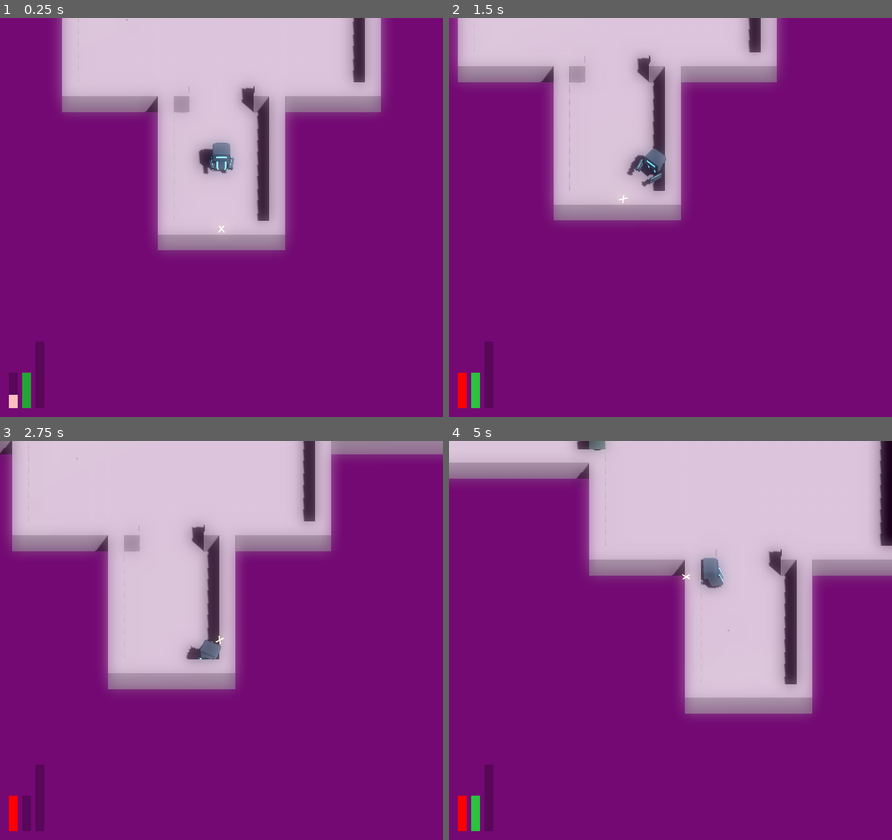
Above: before the commit, frames 1-4 (two rows, left to right).
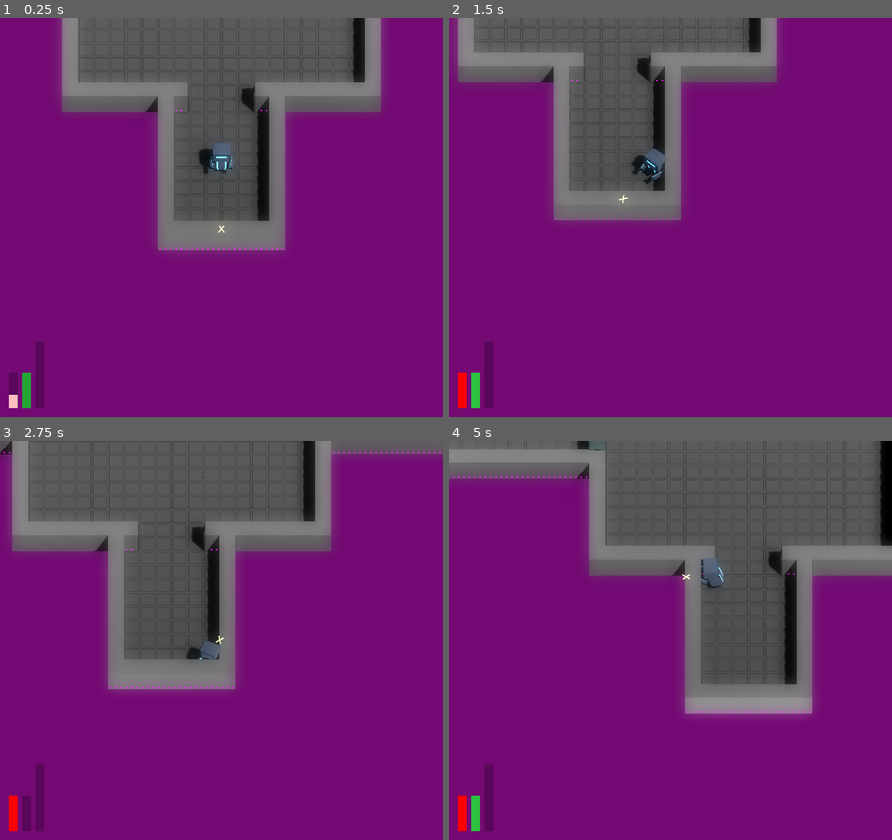
Above: after the commit, the same moments.

Repository: JackEvans24/bullet-absorb
Game: Godot game, scene res://scenes/main.tscn
Two runs of this game, one before a commit and one after it. Both use one fixed random seed, a clock stepped at 60 frames per second and the inputs below.
Inputs (mouse positions are in pixels of both pictures, inside the frame that each line leads up to):
- Up to frame 1 (0.25 s): no input
- Up to frame 2 (1.5 s): move the mouse to (767, 197) at 0.52 s; hold D (move_right) 0.53-1.28 s; hold Ctrl (absorb) 0.53-1.28 s; move the mouse to (581, 237) at 1.27 s; hold S (move_back) from 1.28 s (still down); tap Ctrl (absorb) at 1.35 s
- Up to frame 3 (2.75 s): move the mouse to (265, 552) at 2.02 s; release S (move_back) at 2.03 s; hold D (move_right) from 2.03 s (still down); hold Ctrl (absorb) from 2.03 s (still down); tap Space (dash) at 2.1 s
- Up to frame 4 (5 s): move the mouse to (648, 720) at 2.77 s; release D (move_right) at 2.78 s; release Ctrl (absorb) at 2.78 s; hold W (move_forward) 2.78-3.53 s; click (648, 720) at 2.85 s; tap Ctrl (absorb) at 3.05, 4.35 s; move the mouse to (803, 700) at 3.52 s; hold Ctrl (absorb) 3.53-4.28 s; hold A (move_left) from 3.53 s (still down); move the mouse to (537, 580) at 4.27 s

The runs differ from the first frame. In frame 1, 27% of the frame differs, in the area x 14-86%, y 0-59%; in frame 2, 21%; in frame 3, 30%; in frame 4, 35%, in the area x 0-100%, y 0-69%.

Commit message:
fix: reset arm positions after absorb

Diff:
--- a/prefabs/player/player.tscn
+++ b/prefabs/player/player.tscn
@@ -92,6 +92,146 @@
 font_size = 64
 uppercase = true
 
+[sub_resource type="Animation" id="Animation_g3g4i"]
+resource_name = "absorb"
+length = 0.6
+tracks/0/type = "value"
+tracks/0/imported = false
+tracks/0/enabled = true
+tracks/0/path = NodePath("Pivot/PlayerModel/Head:rotation")
+tracks/0/interp = 1
+tracks/0/loop_wrap = true
+tracks/0/keys = {
+"times": PackedFloat32Array(0, 0.6),
+"transitions": PackedFloat32Array(0.5, 1),
+"update": 0,
+"values": [Vector3(0, 0, 0), Vector3(0.523599, 0, 0)]
+}
+tracks/1/type = "value"
+tracks/1/imported = false
+tracks/1/enabled = true
+tracks/1/path = NodePath("Pivot/PlayerModel/Arm_Left:position")
+tracks/1/interp = 1
+tracks/1/loop_wrap = true
+tracks/1/keys = {
+"times": PackedFloat32Array(0, 0.2, 0.3, 0.6),
+"transitions": PackedFloat32Array(1, 1, 1, 1),
+"update": 0,
+"values": [Vector3(0, 0, 0), Vector3(-0.4, 0.4, -0.5), Vector3(-0.4, 0.5, -0.5), Vector3(-0.4, 0.5, -0.5)]
+}
+tracks/2/type = "value"
+tracks/2/imported = false
+tracks/2/enabled = true
+tracks/2/path = NodePath("Pivot/PlayerModel/Arm_Left:rotation")
+tracks/2/interp = 1
+tracks/2/loop_wrap = true
+tracks/2/keys = {
+"times": PackedFloat32Array(0, 0.3, 0.6),
+"transitions": PackedFloat32Array(0.5, 1, 1),
+"update": 0,
+"values": [Vector3(0, 0, 0), Vector3(1.309, 0, 0), Vector3(1.309, 0, 0)]
+}
+tracks/3/type = "value"
+tracks/3/imported = false
+tracks/3/enabled = true
+tracks/3/path = NodePath("Pivot/PlayerModel/Arm_Right:position")
+tracks/3/interp = 1
+tracks/3/loop_wrap = true
+tracks/3/keys = {
+"times": PackedFloat32Array(0, 0.2, 0.3, 0.6),
+"transitions": PackedFloat32Array(1, 1, 1, 1),
+"update": 0,
+"values": [Vector3(0, 0, 0), Vector3(0.4, 0.4, -0.5), Vector3(0.4, 0.5, -0.5), Vector3(0.4, 0.5, -0.5)]
+}
+tracks/4/type = "value"
+tracks/4/imported = false
+tracks/4/enabled = true
+tracks/4/path = NodePath("Pivot/PlayerModel/Arm_Right:rotation")
+tracks/4/interp = 1
+tracks/4/loop_wrap = true
+tracks/4/keys = {
+"times": PackedFloat32Array(0, 0.3, 0.6),
+"transitions": PackedFloat32Array(0.5, 1, 1),
+"update": 0,
+"values": [Vector3(0, 0, 0), Vector3(1.309, 0, 0), Vector3(1.309, 0, 0)]
+}
+
+[sub_resource type="Animation" id="Animation_cwn71"]
+resource_name = "hurt"
+length = 0.3
+tracks/0/type = "value"
+tracks/0/imported = false
+tracks/0/enabled = true
+tracks/0/path = NodePath("Pivot/PlayerModel/Head:rotation")
+tracks/0/interp = 1
+tracks/0/loop_wrap = true
+tracks/0/keys = {
+"times": PackedFloat32Array(0, 0.1, 0.3),
+"transitions": PackedFloat32Array(-2, -2, 1),
+"update": 0,
+"values": [Vector3(0.523599, 0, 0), Vector3(0.523599, 0, 0), Vector3(0, 0, 0)]
+}
+tracks/1/type = "value"
+tracks/1/imported = false
+tracks/1/enabled = true
+tracks/1/path = NodePath("Pivot/PlayerModel/Arm_Left:position")
+tracks/1/interp = 1
+tracks/1/loop_wrap = true
+tracks/1/keys = {
+"times": PackedFloat32Array(0, 0.1, 0.3),
+"transitions": PackedFloat32Array(-2, -2, 1),
+"update": 0,
+"values": [Vector3(-0.4, 0.5, -0.5), Vector3(-0.4, 0.5, -0.5), Vector3(0, 0, 0)]
+}
+tracks/2/type = "value"
+tracks/2/imported = false
+tracks/2/enabled = true
+tracks/2/path = NodePath("Pivot/PlayerModel/Arm_Left:rotation")
+tracks/2/interp = 1
+tracks/2/loop_wrap = true
+tracks/2/keys = {
+"times": PackedFloat32Array(0, 0.1, 0.3),
+"transitions": PackedFloat32Array(-2, -2, 1),
+"update": 0,
+"values": [Vector3(1.309, 0, 0), Vector3(1.309, 0, 0), Vector3(0, 0, 0)]
+}
+tracks/3/type = "value"
+tracks/3/imported = false
+tracks/3/enabled = true
+tracks/3/path = NodePath("Pivot/PlayerModel/Arm_Right:position")
+tracks/3/interp = 1
+tracks/3/loop_wrap = true
+tracks/3/keys = {
+"times": PackedFloat32Array(0, 0.1, 0.3),
+"transitions": PackedFloat32Array(-2, -2, 1),
+"update": 0,
+"values": [Vector3(0.4, 0.5, -0.5), Vector3(0.4, 0.5, -0.5), Vector3(0, 0, 0)]
+}
+tracks/4/type = "value"
+tracks/4/imported = false
+tracks/4/enabled = true
+tracks/4/path = NodePath("Pivot/PlayerModel/Arm_Right:rotation")
+tracks/4/interp = 1
+tracks/4/loop_wrap = true
+tracks/4/keys = {
+"times": PackedFloat32Array(0, 0.1, 0.3),
+"transitions": PackedFloat32Array(-2, -2, 1),
+"update": 0,
+"values": [Vector3(1.309, 0, 0), Vector3(1.309, 0, 0), Vector3(0, 0, 0)]
+}
+tracks/5/type = "value"
+tracks/5/imported = false
+tracks/5/enabled = true
+tracks/5/path = NodePath("Pivot/PlayerModel/Head:position")
+tracks/5/interp = 1
+tracks/5/loop_wrap = true
+tracks/5/keys = {
+"times": PackedFloat32Array(0, 0.1, 0.3),
+"transitions": PackedFloat32Array(-2, -2, 1),
+"update": 0,
+"values": [Vector3(0, 1.2, -0.4), Vector3(0, 1.2, -0.4), Vector3(0, 0, 0.3)]
+}
+
 [sub_resource type="Animation" id="Animation_vvrfd"]
 resource_name = "idle"
 length = 1.2
@@ -144,6 +284,30 @@
 "update": 0,
 "values": [Vector3(0, 0, 0)]
 }
+tracks/4/type = "value"
+tracks/4/imported = false
+tracks/4/enabled = true
+tracks/4/path = NodePath("Pivot/PlayerModel/Arm_Left:position")
+tracks/4/interp = 1
+tracks/4/loop_wrap = true
+tracks/4/keys = {
+"times": PackedFloat32Array(0),
+"transitions": PackedFloat32Array(1),
+"update": 0,
+"values": [Vector3(0, 0, 0)]
+}
+tracks/5/type = "value"
+tracks/5/imported = false
+tracks/5/enabled = true
+tracks/5/path = NodePath("Pivot/PlayerModel/Arm_Right:position")
+tracks/5/interp = 1
+tracks/5/loop_wrap = true
+tracks/5/keys = {
+"times": PackedFloat32Array(0),
+"transitions": PackedFloat32Array(1),
+"update": 0,
+"values": [Vector3(0, 0, 0)]
+}
 
 [sub_resource type="Animation" id="Animation_pdepb"]
 resource_name = "shoot_left"
@@ -201,146 +365,6 @@
 "values": [Vector3(1.2, 1.2, 1.2), Vector3(1, 1, 1)]
 }
 
-[sub_resource type="Animation" id="Animation_g3g4i"]
-resource_name = "absorb"
-length = 0.6
-tracks/0/type = "value"
-tracks/0/imported = false
-tracks/0/enabled = true
-tracks/0/path = NodePath("Pivot/PlayerModel/Head:rotation")
-tracks/0/interp = 1
-tracks/0/loop_wrap = true
-tracks/0/keys = {
-"times": PackedFloat32Array(0, 0.6),
-"transitions": PackedFloat32Array(0.5, 1),
-"update": 0,
-"values": [Vector3(0, 0, 0), Vector3(0.523599, 0, 0)]
-}
-tracks/1/type = "value"
-tracks/1/imported = false
-tracks/1/enabled = true
-tracks/1/path = NodePath("Pivot/PlayerModel/Arm_Left:position")
-tracks/1/interp = 1
-tracks/1/loop_wrap = true
-tracks/1/keys = {
-"times": PackedFloat32Array(0, 0.2, 0.3, 0.6),
-"transitions": PackedFloat32Array(1, 1, 1, 1),
-"update": 0,
-"values": [Vector3(0, 0, 0), Vector3(-0.4, 0.4, -0.5), Vector3(-0.4, 0.5, -0.5), Vector3(-0.4, 0.5, -0.5)]
-}
-tracks/2/type = "value"
-tracks/2/imported = false
-tracks/2/enabled = true
-tracks/2/path = NodePath("Pivot/PlayerModel/Arm_Left:rotation")
-tracks/2/interp = 1
-tracks/2/loop_wrap = true
-tracks/2/keys = {
-"times": PackedFloat32Array(0, 0.3, 0.6),
-"transitions": PackedFloat32Array(0.5, 1, 1),
-"update": 0,
-"values": [Vector3(0, 0, 0), Vector3(1.309, 0, 0), Vector3(1.309, 0, 0)]
-}
-tracks/3/type = "value"
-tracks/3/imported = false
-tracks/3/enabled = true
-tracks/3/path = NodePath("Pivot/PlayerModel/Arm_Right:position")
-tracks/3/interp = 1
-tracks/3/loop_wrap = true
-tracks/3/keys = {
-"times": PackedFloat32Array(0, 0.2, 0.3, 0.6),
-"transitions": PackedFloat32Array(1, 1, 1, 1),
-"update": 0,
-"values": [Vector3(0, 0, 0), Vector3(0.4, 0.4, -0.5), Vector3(0.4, 0.5, -0.5), Vector3(0.4, 0.5, -0.5)]
-}
-tracks/4/type = "value"
-tracks/4/imported = false
-tracks/4/enabled = true
-tracks/4/path = NodePath("Pivot/PlayerModel/Arm_Right:rotation")
-tracks/4/interp = 1
-tracks/4/loop_wrap = true
-tracks/4/keys = {
-"times": PackedFloat32Array(0, 0.3, 0.6),
-"transitions": PackedFloat32Array(0.5, 1, 1),
-"update": 0,
-"values": [Vector3(0, 0, 0), Vector3(1.309, 0, 0), Vector3(1.309, 0, 0)]
-}
-
-[sub_resource type="Animation" id="Animation_cwn71"]
-resource_name = "hurt"
-length = 0.3
-tracks/0/type = "value"
-tracks/0/imported = false
-tracks/0/enabled = true
-tracks/0/path = NodePath("Pivot/PlayerModel/Head:rotation")
-tracks/0/interp = 1
-tracks/0/loop_wrap = true
-tracks/0/keys = {
-"times": PackedFloat32Array(0, 0.1, 0.3),
-"transitions": PackedFloat32Array(-2, -2, 1),
-"update": 0,
-"values": [Vector3(0.523599, 0, 0), Vector3(0.523599, 0, 0), Vector3(0, 0, 0)]
-}
-tracks/1/type = "value"
-tracks/1/imported = false
-tracks/1/enabled = true
-tracks/1/path = NodePath("Pivot/PlayerModel/Arm_Left:position")
-tracks/1/interp = 1
-tracks/1/loop_wrap = true
-tracks/1/keys = {
-"times": PackedFloat32Array(0, 0.1, 0.3),
-"transitions": PackedFloat32Array(-2, -2, 1),
-"update": 0,
-"values": [Vector3(-0.4, 0.5, -0.5), Vector3(-0.4, 0.5, -0.5), Vector3(0, 0, 0)]
-}
-tracks/2/type = "value"
-tracks/2/imported = false
-tracks/2/enabled = true
-tracks/2/path = NodePath("Pivot/PlayerModel/Arm_Left:rotation")
-tracks/2/interp = 1
-tracks/2/loop_wrap = true
-tracks/2/keys = {
-"times": PackedFloat32Array(0, 0.1, 0.3),
-"transitions": PackedFloat32Array(-2, -2, 1),
-"update": 0,
-"values": [Vector3(1.309, 0, 0), Vector3(1.309, 0, 0), Vector3(0, 0, 0)]
-}
-tracks/3/type = "value"
-tracks/3/imported = false
-tracks/3/enabled = true
-tracks/3/path = NodePath("Pivot/PlayerModel/Arm_Right:position")
-tracks/3/interp = 1
-tracks/3/loop_wrap = true
-tracks/3/keys = {
-"times": PackedFloat32Array(0, 0.1, 0.3),
-"transitions": PackedFloat32Array(-2, -2, 1),
-"update": 0,
-"values": [Vector3(0.4, 0.5, -0.5), Vector3(0.4, 0.5, -0.5), Vector3(0, 0, 0)]
-}
-tracks/4/type = "value"
-tracks/4/imported = false
-tracks/4/enabled = true
-tracks/4/path = NodePath("Pivot/PlayerModel/Arm_Right:rotation")
-tracks/4/interp = 1
-tracks/4/loop_wrap = true
-tracks/4/keys = {
-"times": PackedFloat32Array(0, 0.1, 0.3),
-"transitions": PackedFloat32Array(-2, -2, 1),
-"update": 0,
-"values": [Vector3(1.309, 0, 0), Vector3(1.309, 0, 0), Vector3(0, 0, 0)]
-}
-tracks/5/type = "value"
-tracks/5/imported = false
-tracks/5/enabled = true
-tracks/5/path = NodePath("Pivot/PlayerModel/Head:position")
-tracks/5/interp = 1
-tracks/5/loop_wrap = true
-tracks/5/keys = {
-"times": PackedFloat32Array(0, 0.1, 0.3),
-"transitions": PackedFloat32Array(-2, -2, 1),
-"update": 0,
-"values": [Vector3(0, 1.2, -0.4), Vector3(0, 1.2, -0.4), Vector3(0, 0, 0.3)]
-}
-
 [sub_resource type="AnimationLibrary" id="AnimationLibrary_7y837"]
 _data = {
 "absorb": SubResource("Animation_g3g4i"),
